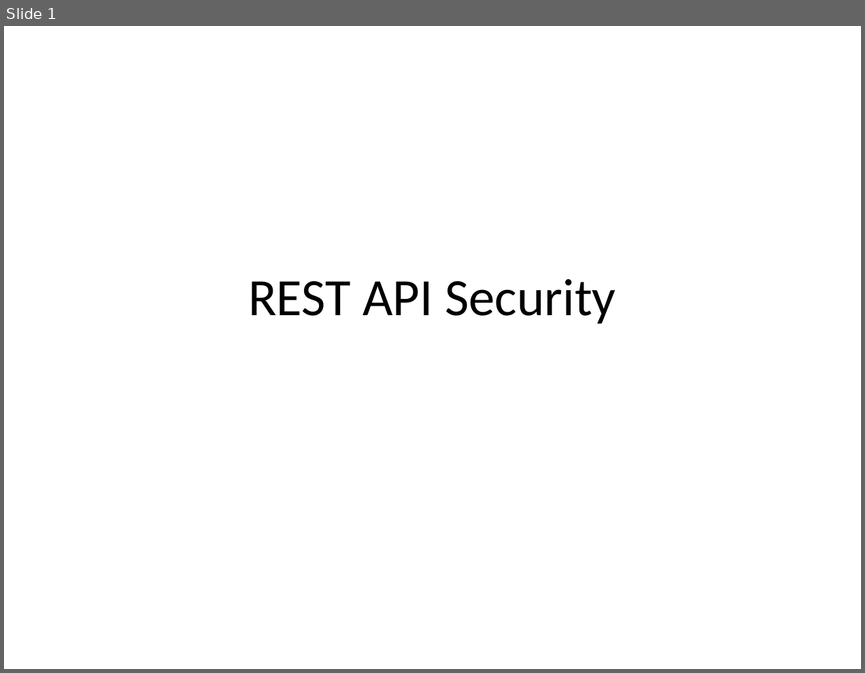
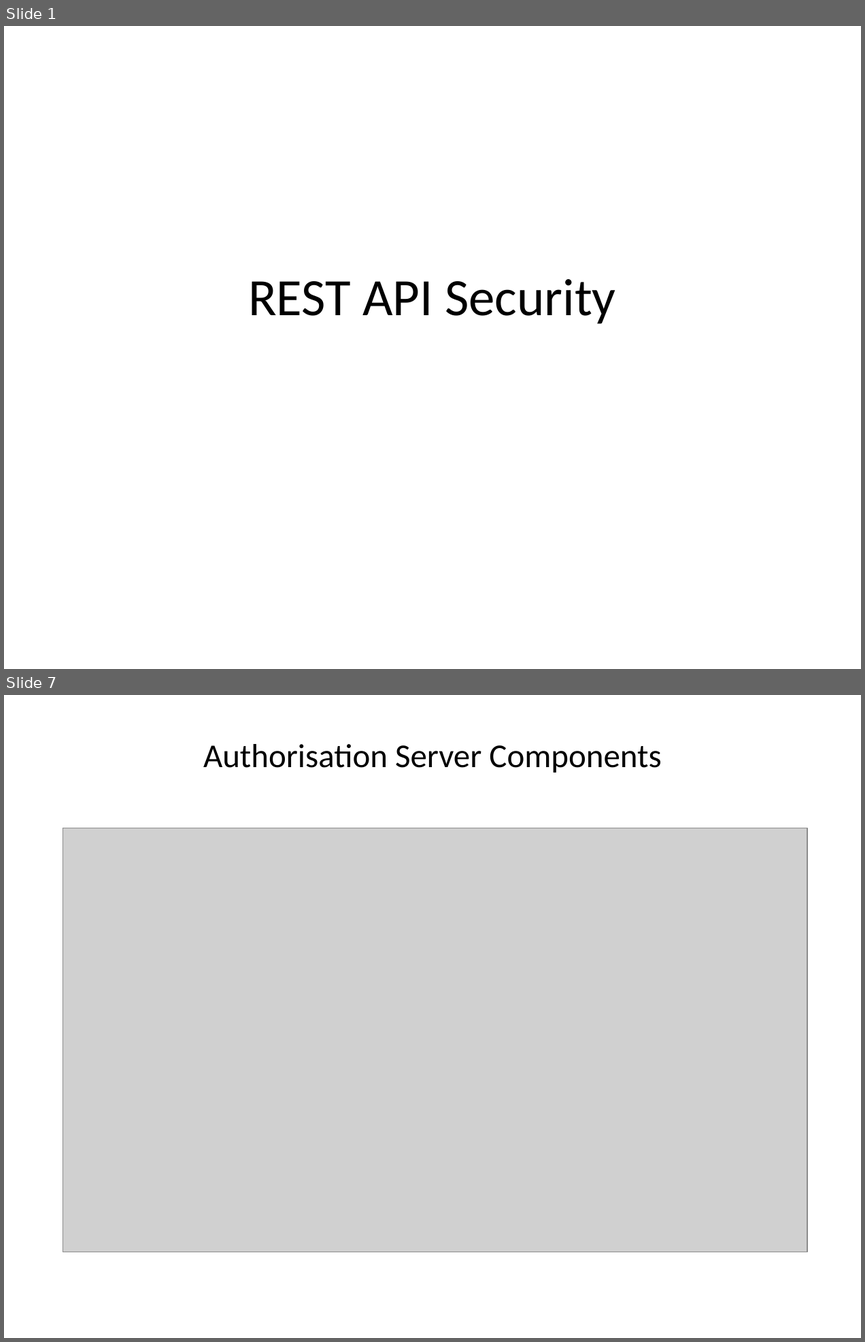
Before and after one commit to mishastankovic/misc, a slide deck: REST API Security.pptx. Shown one above the other, each under a label of ours: slide 1 before the commit, slides 1 and 7 after it; the slides between them are not shown. The pictures are 865x673 and 865x1342 pixels, drawn with LibreOffice and Linux fonts; fonts in the diff are those of the drawing; grey boxes stand for pictures. Boxes give left, top, right and bottom in pixels: in the first picture for what was removed or moved away, otherwise in the second. Text is boxed around its words. In the diff, an @@ line names an element or a change of style, - is before the commit and + after.

```diff
--- a/REST API Security.pptx
+++ b/REST API Security.pptx
@@ slide 7 added at box(4, 695, 861, 1338), background #FFFFFF @@
@@ title added at box(203, 744, 661, 773), 28 pt, text #000000 @@
+Authorisation Server Components
@@ picture added at box(62, 828, 807, 1251) @@
```
Also in this commit, not shown: 7 slides changed, 1 other slide added, 4 slides removed.
